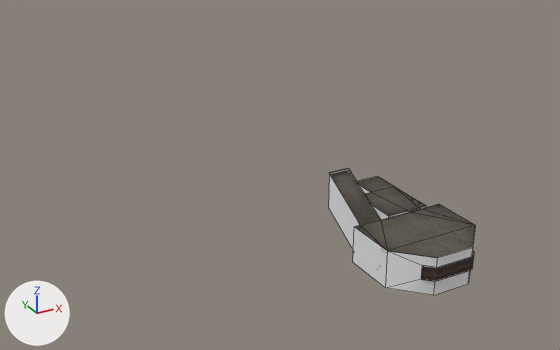
A saved change to the FBX model Assets/Resources/Fbx/Bunker.fbx.
One viewpoint serves both versions: a 50 mm lens placed at (-24.6, -41.2, 29.6), pointed at (4.0, 10.8, 3.6). Every picture has the same lights, and +X, +Y and +Z are marked at lower left. The first picture is the older version. Mesh edges are drawn as thin lines on the coarser meshes. Where no turn or scale is listed for an object, it has been applied to the vertices.
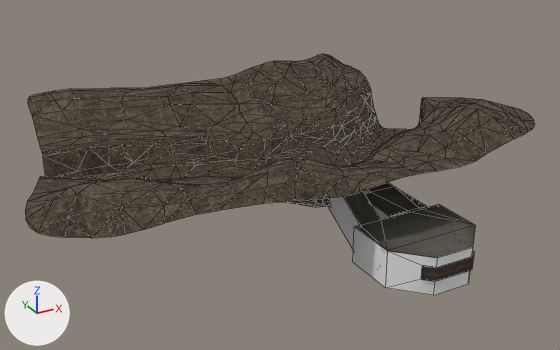
Where the newer file only moved an object's origin or applied its transform, the numbers keep the older frame.

Location of each change, (x1, y1, x2, y2) in pixels of the pictures (560 x 350 px):
'Plane.012', added (brown): after (25, 54, 535, 238)

Diff of the bpy script that builds the scene:
```diff
--- a/Assets/Resources/Fbx/Bunker.fbx.py
+++ b/Assets/Resources/Fbx/Bunker.fbx.py
@@ img_brown_mud_02_color_png @@
+img_brown_mud_02_color_png = load_image('brown_mud_02_Color.png', '../../Materials/Textures/brown_mud_02_Color.png', 512, 512, 'sRGB')
@@ mat_ground @@
+mat_ground = principled_material('Ground')
+mat_ground.texture = img_brown_mud_02_color_png
+mat_ground.roughness = 1.0
@@ me_plane_012 @@
+me_plane_012.from_pydata(...)  # 519 vertices, 829 faces; spans x -24.8..19.4, y -9.6..20.2, z -3.7..3.7
+me_plane_012.materials.append(mat_ground)  # picture img_brown_mud_02_color_png
@@ ob_plane_012 @@
+ob_plane_012 = bpy.data.objects.new('Plane.012', me_plane_012)
+ob_plane_012.location = (7.12, 7.73, 6.08)
```
